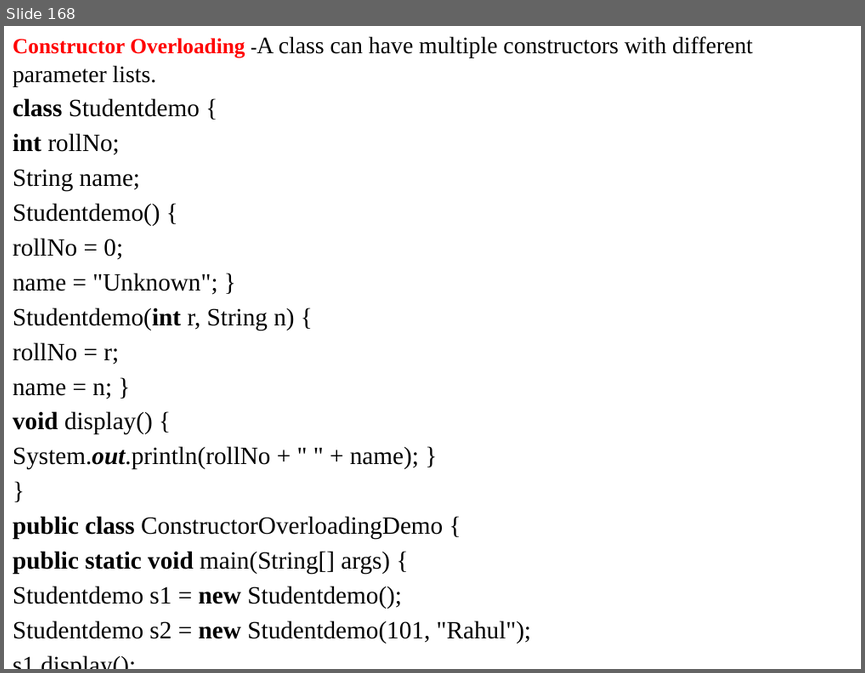
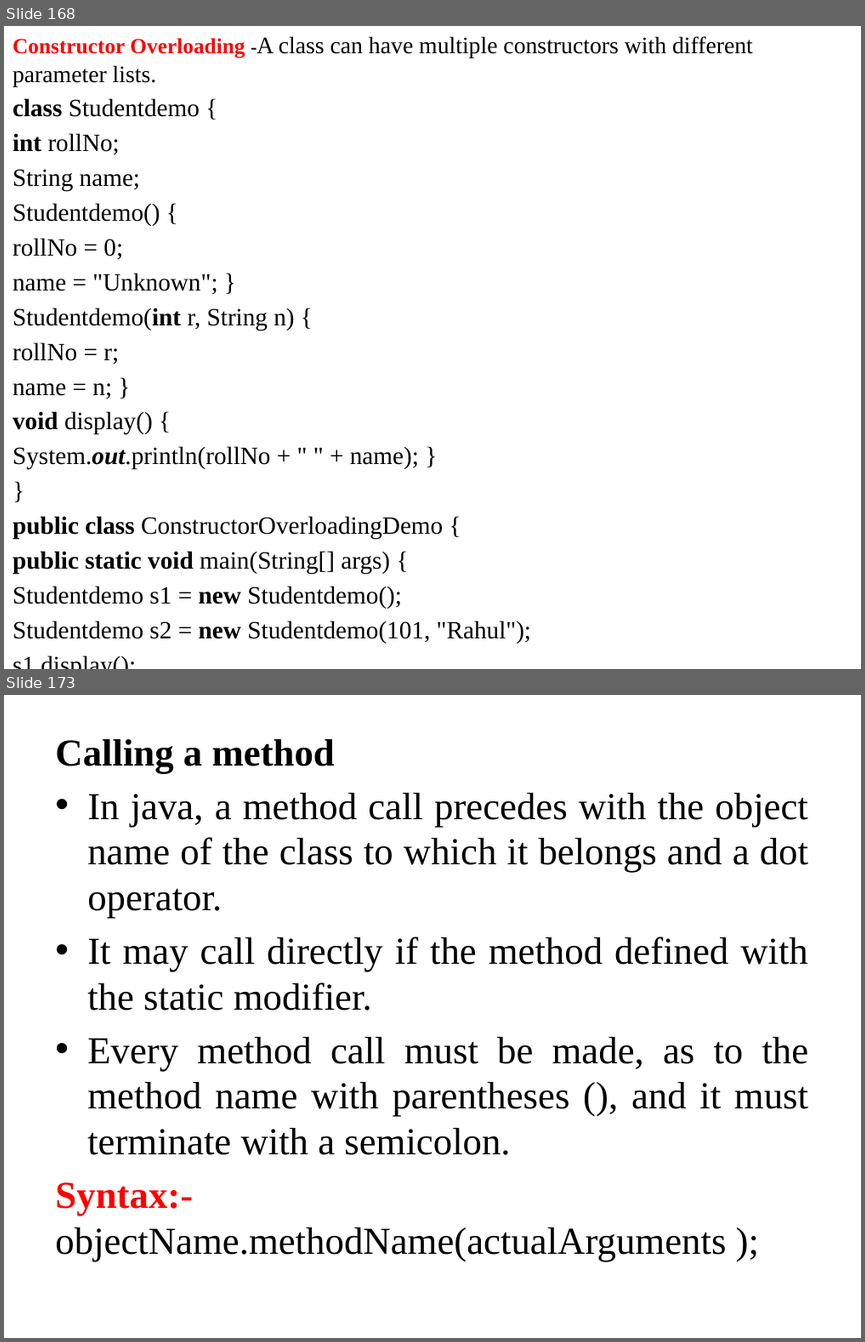
Before and after one commit to anvesh1987/Java-Programs-CSE-G, a slide deck: UNIT - I.pptx. Shown one above the other, each under a label of ours: slide 168 before the commit, slides 168 and 173 after it; the slides between them are not shown. The pictures are 865x673 and 865x1342 pixels, drawn with LibreOffice and Linux fonts; fonts in the diff are those of the drawing. Boxes give left, top, right and bottom in pixels: in the first picture for what was removed or moved away, otherwise in the second. Text is boxed around its words. In the diff, an @@ line names an element or a change of style, - is before the commit and + after.

```diff
--- a/UNIT - I.pptx
+++ b/UNIT - I.pptx
@@ slide 173 added at [4,695,861,1338], background #FFFFFF @@
@@ text added at [55,739,809,1261], 32 pt, text #000000 @@
+Calling a method
+• In java, a method call precedes with the object name of the class to which it belongs and a dot operator.
+• It may call directly if the method defined with the static modifier.
+• Every method call must be made, as to the method name with parentheses (), and it must terminate with a semicolon.
+Syntax:- objectName.methodName(actualArguments );
```
Also in this commit, not shown: 1 slide changed, 32 other slides added, 39 slides removed.
